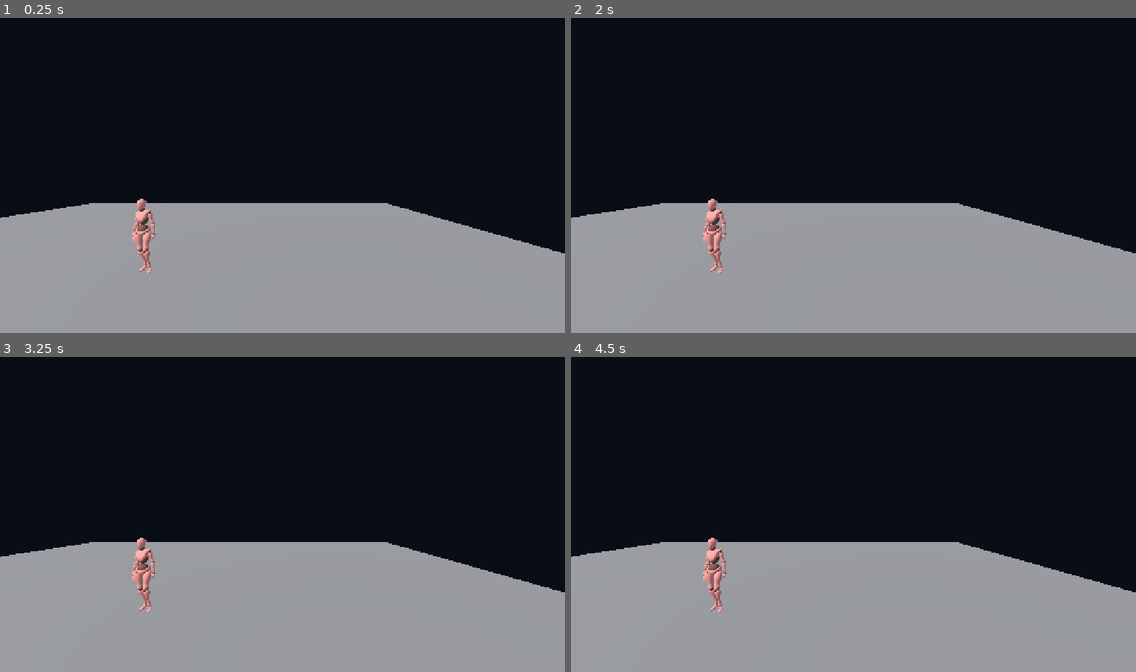
Above: before the commit, frames 1-4 (two rows, left to right).
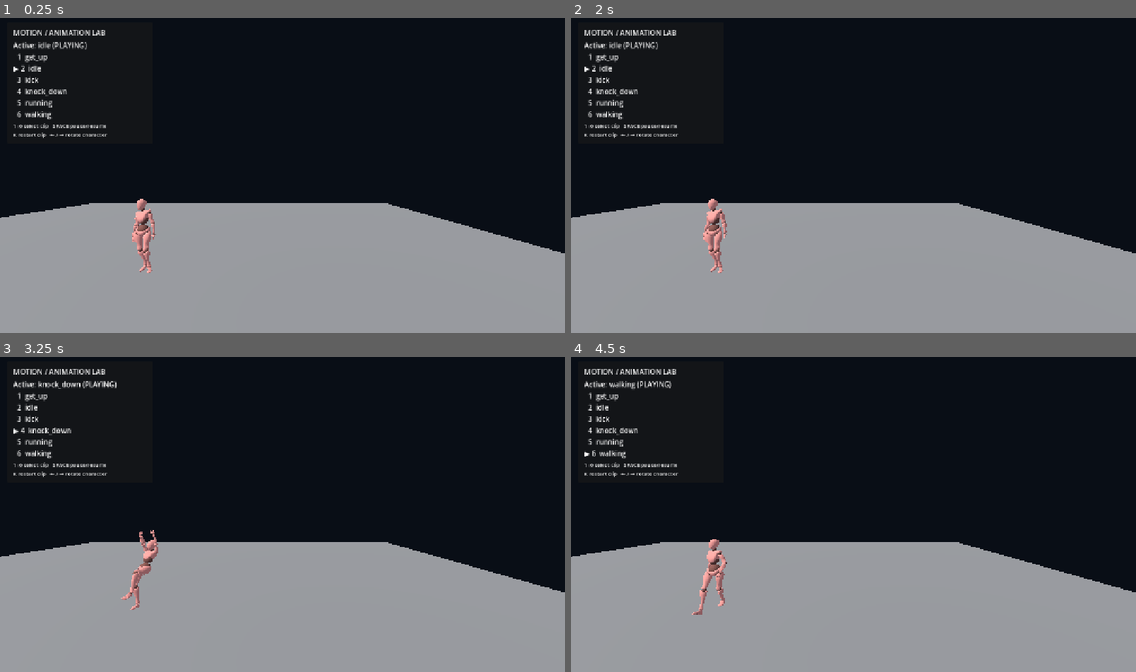
Above: after the commit, the same moments.

Repository: akcizur/as
Game: Godot game, scene res://scenes/motion_matching_lab.tscn
Two runs of this game, one before a commit and one after it. Both use one fixed random seed, a clock stepped at 60 frames per second and the inputs below. This scene is started directly instead of the project's main scene.
Inputs (mouse positions are in pixels of both pictures, inside the frame that each line leads up to):
- Up to frame 1 (0.25 s): no input
- Up to frame 2 (2 s): tap Enter at 0.5 s; move the mouse to (977, 159) at 0.52 s; hold D (move_right) 0.53-1.25 s; tap 1 at 0.6 s; click (977, 159) at 0.67 s; tap Space (jump) at 0.77 s; tap 2 at 0.8 s; tap R (reset_player) at 1.25 s; drag from (740, 191) to (825, 238) at 1.27 s
- Up to frame 3 (3.25 s): move the mouse to (339, 442) at 2.02 s; hold D (move_right) 2.03-2.75 s; tap 3 at 2.1 s; tap 4 at 2.3 s; drag from (254, 577) to (113, 464) at 2.77 s
- Up to frame 4 (4.5 s): move the mouse to (1023, 561) at 3.52 s; hold A (move_left) 3.53-4.25 s; tap 5 at 3.6 s; tap Space (jump) at 3.77 s; tap 6 at 3.8 s; drag from (684, 464) to (768, 432) at 4.27 s

The runs differ from the first frame. In frame 1, 1.2% of the frame differs, in the area x 2-27%, y 3-80%; in frame 2, 1.2%; in frame 3, 1.9%, in the area x 2-28%, y 3-81%; in frame 4, 1.7%.

Commit message:
feat: add interactive animation clip inspection lab

Diff:
--- a/godot/scripts/motion_matching_lab.gd
+++ b/godot/scripts/motion_matching_lab.gd
@@ -1,13 +1,126 @@
 extends Node3D
-## Isolated staging scene; does not replace or preload the live player controller.
+## Isolated animation inspection lab. Does not instantiate or replace PlayerController.
 
 const MODEL_SCENE: PackedScene = preload("res://assets/models/mixamo_base.glb")
+const CLIP_KEYS := [KEY_1, KEY_2, KEY_3, KEY_4, KEY_5, KEY_6]
+
+var subject: Node3D
+var animation_player: AnimationPlayer
+var status_label: Label
+var clip_names: PackedStringArray = []
+var selected_clip := -1
+var paused := false
 
 func _ready() -> void:
 	_build_environment()
-	var model := MODEL_SCENE.instantiate()
-	model.name = "MotionMatchingSubject"
-	add_child(model)
+	subject = MODEL_SCENE.instantiate() as Node3D
+	subject.name = "MotionMatchingSubject"
+	add_child(subject)
+
+	animation_player = subject.find_child("AnimationPlayer", true, false) as AnimationPlayer
+	if animation_player == null:
+		push_error("Motion Matching Lab: no AnimationPlayer found in mixamo_base.glb")
+	_build_overlay()
+	if animation_player == null:
+		status_label.text = "ASSET ERROR: AnimationPlayer not found"
+		return
+
+	clip_names = animation_player.get_animation_list()
+	clip_names.sort()
+	_set_clip_by_name("idle")
+	if selected_clip == -1 and not clip_names.is_empty():
+		_set_clip(0)
+	_refresh_status()
+
+func _input(event: InputEvent) -> void:
+	if not event is InputEventKey or not event.pressed or event.echo:
+		return
+	var key_event := event as InputEventKey
+	for index in range(CLIP_KEYS.size()):
+		if key_event.keycode == CLIP_KEYS[index] and index < clip_names.size():
+			_set_clip(index)
+			return
+	match key_event.keycode:
+		KEY_SPACE:
+			if animation_player == null:
+				return
+			paused = not paused
+			animation_player.pause() if paused else animation_player.play()
+			_refresh_status()
+		KEY_R:
+			if animation_player != null and selected_clip >= 0:
+				animation_player.play(clip_names[selected_clip], 0.0, 1.0, false)
+				paused = false
+				_refresh_status()
+		KEY_LEFT:
+			if subject:
+				subject.rotate_y(0.15)
+		KEY_RIGHT:
+			if subject:
+				subject.rotate_y(-0.15)
+
+func _set_clip_by_name(wanted: String) -> void:
+	var index := clip_names.find(wanted)
+	if index >= 0:
+		_set_clip(index)
+
+func _set_clip(index: int) -> void:
+	if animation_player == null or index < 0 or index >= clip_names.size():
+		return
+	selected_clip = index
+	paused = false
+	animation_player.play(clip_names[index], 0.0, 1.0, false)
+	_refresh_status()
+
+func _build_overlay() -> void:
+	var canvas := CanvasLayer.new()
+	canvas.name = "LabOverlay"
+	add_child(canvas)
+
+	var panel := PanelContainer.new()
+	panel.position = Vector2(16.0, 16.0)
+	panel.custom_minimum_size = Vector2(330.0, 180.0)
+	canvas.add_child(panel)
+
+	var margin := MarginContainer.new()
+	margin.add_theme_constant_override("margin_left", 14)
+	margin.add_theme_constant_override("margin_right", 14)
+	margin.add_theme_constant_override("margin_top", 12)
+	margin.add_theme_constant_override("margin_bottom", 12)
+	panel.add_child(margin)
+
+	var column := VBoxContainer.new()
+	column.add_theme_constant_override("separation", 6)
+	margin.add_child(column)
+
+	var heading := Label.new()
+	heading.text = "MOTION / ANIMATION LAB"
+	heading.add_theme_font_size_override("font_size", 16)
+	column.add_child(heading)
+
+	status_label = Label.new()
+	status_label.text = "Loading imported animation clips…"
+	status_label.autowrap_mode = TextServer.AUTOWRAP_WORD_SMART
+	column.add_child(status_label)
+
+	var controls := Label.new()
+	controls.text = "1–6 select clip   SPACE pause/resume\nR restart clip   ← / → rotate character"
+	controls.add_theme_font_size_override("font_size", 12)
+	column.add_child(controls)
+
+func _refresh_status() -> void:
+	if status_label == null:
+		return
+	if animation_player == null:
+		status_label.text = "ASSET ERROR: AnimationPlayer not found"
+		return
+	var lines: PackedStringArray = []
+	for index in range(mini(clip_names.size(), CLIP_KEYS.size())):
+		var marker := "▶ " if index == selected_clip else "  "
+		lines.append("%s%d  %s" % [marker, index + 1, clip_names[index]])
+	var active_name := str(clip_names[selected_clip]) if selected_clip >= 0 else "none"
+	var playback_state := "PAUSED" if paused else "PLAYING"
+	status_label.text = "Active: %s (%s)\n%s" % [active_name, playback_state, "\n".join(lines)]
 
 func _build_environment() -> void:
 	var world_environment := WorldEnvironment.new()
